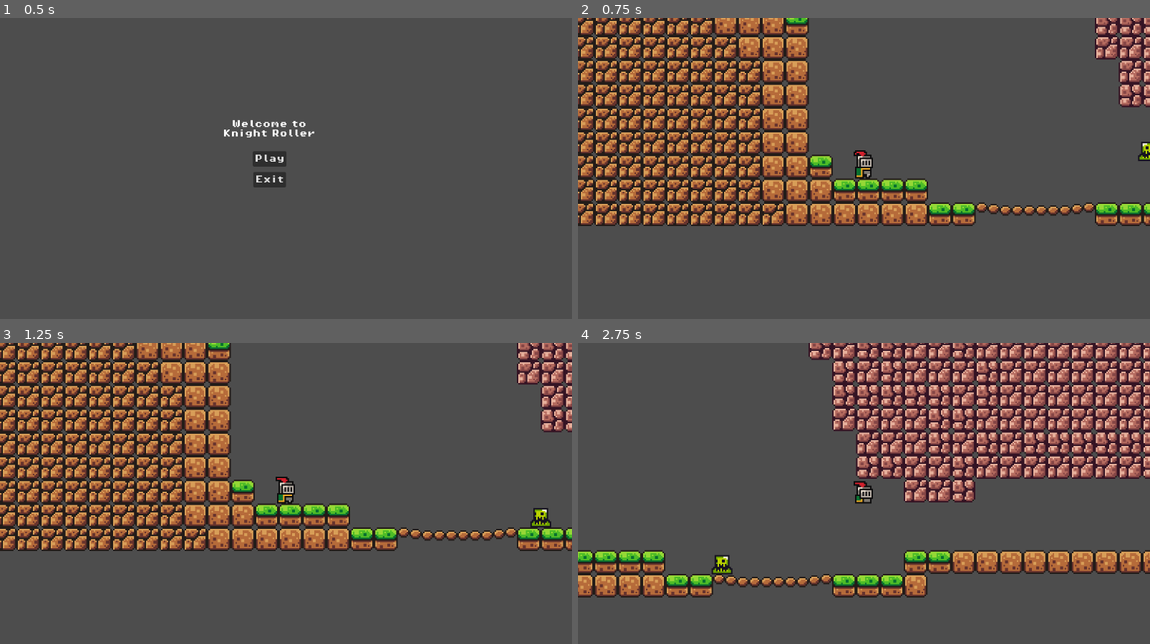
Above: before the commit, frames 1-4 (two rows, left to right).
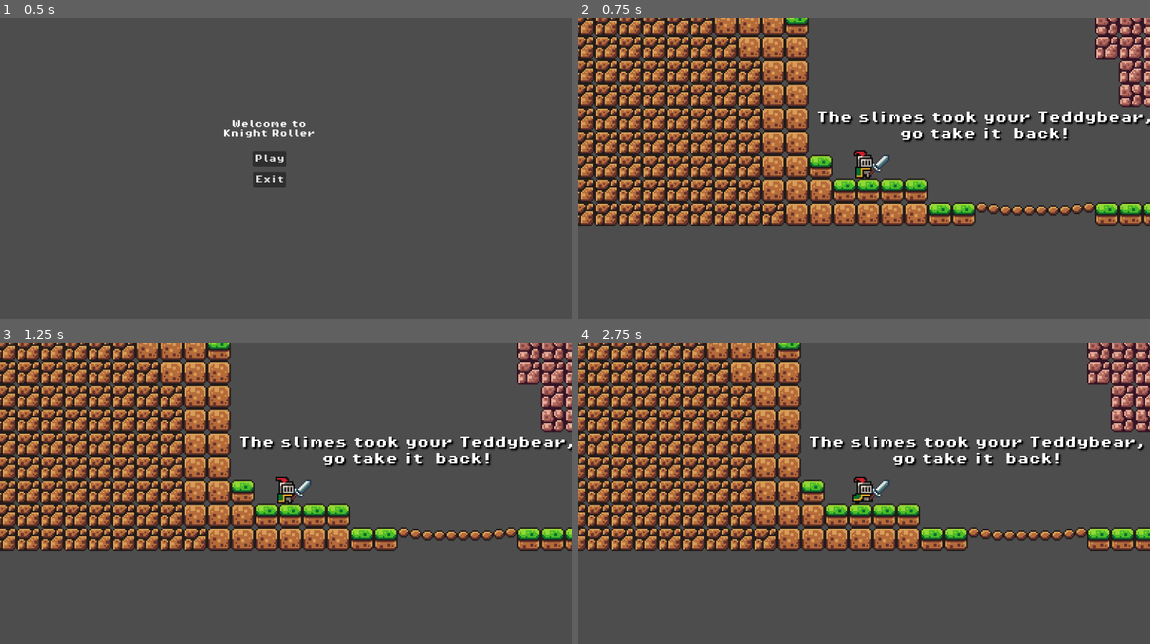
Above: after the commit, the same moments.

Repository: Holdmedve/Brackey-Toturial
Game: Godot game, scene res://scenes/menu.tscn
The game is run twice, just before and just after one commit, with the same random seed, the same clock (stepped at 60 frames per second) and the same inputs.
Inputs:
- Up to frame 1 (0.5 s): no input
- Up to frame 2 (0.75 s): click "Play" at 0.5 s
- Up to frame 3 (1.25 s): no input
- Up to frame 4 (2.75 s): hold Right (move_right) from 1.28 s (still down); tap Space (jump) at 1.52, 2.27 s

Frame 1 is identical in both runs. In frame 2, 2.0% of the frame differs, in the area x 41-100%, y 31-53%; in frame 3, 2.1%; in frame 4, 64%, in the area x 0-100%, y 0-85%.

Commit message:
Sword animation, rotates, but not in around handle

Diff:
--- a/scenes/level1.tscn
+++ b/scenes/level1.tscn
@@ -1,8 +1,9 @@
-[gd_scene load_steps=6 format=4 uid="uid://b2ivg5k1ulog1"]
+[gd_scene load_steps=7 format=4 uid="uid://b2ivg5k1ulog1"]
 
 [ext_resource type="Texture2D" uid="uid://dp1wsmo1sg4fq" path="res://assets/sprites/world_tileset.png" id="1_vgja1"]
 [ext_resource type="PackedScene" uid="uid://dokgjqhfb541g" path="res://scenes/player.tscn" id="2_d8we5"]
 [ext_resource type="PackedScene" uid="uid://nmaltk8vba1u" path="res://assets/sprites/slime.tscn" id="3_6ufym"]
+[ext_resource type="FontFile" uid="uid://bv4d30taqnnos" path="res://assets/fonts/PixelOperator8-Bold.ttf" id="4_74mjb"]
 
 [sub_resource type="TileSetAtlasSource" id="TileSetAtlasSource_uwlao"]
 texture = ExtResource("1_vgja1")
@@ -181,7 +182,7 @@
 
 [node name="TileMapLayer" type="TileMapLayer" parent="."]
 position = Vector2(48, 42)
-tile_map_data = PackedByteArray("AAAPABoAAQAAAAAAAAAQABoAAQA …(6448 unchanged characters)… FAAEAAAAtABYAAQAFAAEAAAArABUAAQAFAAEAAAA=")
+tile_map_data = PackedByteArray("AAAPABoAAQAAAAAAAAAQABoAAQA …(6448 unchanged characters)… FAAEAAAAtABYAAQAFAAEAAAArABUAAQAFAAEAAAAhABkAAQAAAAEAAAA=")
 tile_set = SubResource("TileSet_2wsbw")
 
 [node name="Player" parent="." instance=ExtResource("2_d8we5")]
@@ -191,4 +192,18 @@
 zoom = Vector2(3, 3)
 
 [node name="Slime" parent="." instance=ExtResource("3_6ufym")]
-position = Vector2(490, 434)
+position = Vector2(730, 456)
+
+[node name="Prolouge" type="Label" parent="."]
+offset_left = 277.0
+offset_top = 389.0
+offset_right = 503.0
+offset_bottom = 457.0
+theme_override_colors/font_color = Color(1, 1, 1, 1)
+theme_override_colors/font_shadow_color = Color(0, 0, 0, 1)
+theme_override_fonts/font = ExtResource("4_74mjb")
+theme_override_font_sizes/font_size = 8
+text = "The slimes took your Teddybear,
+go take it  back!"
+horizontal_alignment = 1
+vertical_alignment = 1
--- a/scenes/player.tscn
+++ b/scenes/player.tscn
@@ -1,7 +1,8 @@
-[gd_scene load_steps=26 format=3 uid="uid://dokgjqhfb541g"]
+[gd_scene load_steps=30 format=3 uid="uid://dokgjqhfb541g"]
 
 [ext_resource type="Script" path="res://scripts/player.gd" id="1_lfd4i"]
 [ext_resource type="Texture2D" uid="uid://b3b50ldaapgkt" path="res://assets/sprites/knight.png" id="1_ncex6"]
+[ext_resource type="PackedScene" uid="uid://b7757tmbba4fv" path="res://scenes/sword.tscn" id="3_36o8f"]
 
 [sub_resource type="AtlasTexture" id="AtlasTexture_d4yaa"]
 atlas = ExtResource("1_ncex6")
@@ -171,6 +172,42 @@
 [sub_resource type="CircleShape2D" id="CircleShape2D_fe1xl"]
 radius = 5.0
 
+[sub_resource type="Animation" id="Animation_63t87"]
+resource_name = "swing"
+tracks/0/type = "value"
+tracks/0/imported = false
+tracks/0/enabled = true
+tracks/0/path = NodePath("Sword:rotation")
+tracks/0/interp = 1
+tracks/0/loop_wrap = true
+tracks/0/keys = {
+"times": PackedFloat32Array(0, 0.166667, 0.7),
+"transitions": PackedFloat32Array(1, 1, 1),
+"update": 0,
+"values": [0.0, 1.434, 0.0]
+}
+
+[sub_resource type="Animation" id="Animation_axxs8"]
+length = 0.001
+tracks/0/type = "value"
+tracks/0/imported = false
+tracks/0/enabled = true
+tracks/0/path = NodePath("Sword:rotation")
+tracks/0/interp = 1
+tracks/0/loop_wrap = true
+tracks/0/keys = {
+"times": PackedFloat32Array(0),
+"transitions": PackedFloat32Array(1),
+"update": 0,
+"values": [0.0]
+}
+
+[sub_resource type="AnimationLibrary" id="AnimationLibrary_nstug"]
+_data = {
+"RESET": SubResource("Animation_axxs8"),
+"swing": SubResource("Animation_63t87")
+}
+
 [node name="Player" type="CharacterBody2D"]
 z_index = 5
 collision_layer = 2
@@ -185,3 +222,12 @@
 [node name="CollisionShape2D" type="CollisionShape2D" parent="."]
 position = Vector2(0, -5)
 shape = SubResource("CircleShape2D_fe1xl")
+
+[node name="Sword" parent="." instance=ExtResource("3_36o8f")]
+position = Vector2(10, -9)
+
+[node name="AnimationPlayer" type="AnimationPlayer" parent="Sword"]
+root_node = NodePath("../..")
+libraries = {
+"": SubResource("AnimationLibrary_nstug")
+}
--- /dev/null
+++ b/scenes/sword.tscn
@@ -0,0 +1,18 @@
+[gd_scene load_steps=3 format=3 uid="uid://b7757tmbba4fv"]
+
+[ext_resource type="Texture2D" uid="uid://da4h7x0q23imm" path="res://assets/sprites/swords.png" id="1_2kyrc"]
+
+[sub_resource type="RectangleShape2D" id="RectangleShape2D_e6uhj"]
+size = Vector2(7.80609, 14.6192)
+
+[node name="AnimatableBody2D" type="AnimatableBody2D"]
+
+[node name="Sprite2D" type="Sprite2D" parent="."]
+texture = ExtResource("1_2kyrc")
+region_enabled = true
+region_rect = Rect2(97, 17, 14, 14)
+
+[node name="CollisionShape2D" type="CollisionShape2D" parent="."]
+position = Vector2(1.77551, -1.86454)
+rotation = 0.727374
+shape = SubResource("RectangleShape2D_e6uhj")
Binary file added: assets/sprites/swords.png
Not shown, added: assets/sprites/swords.png.import
